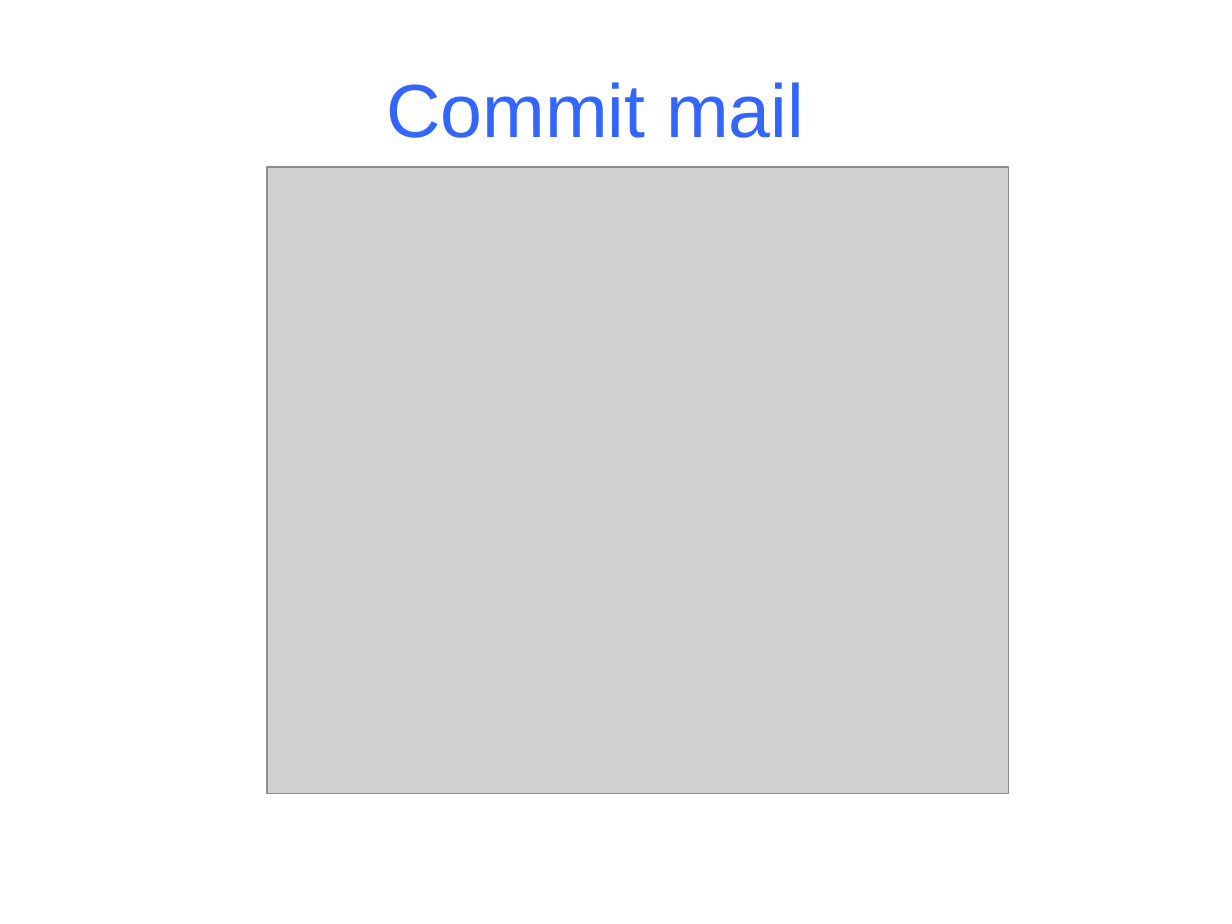
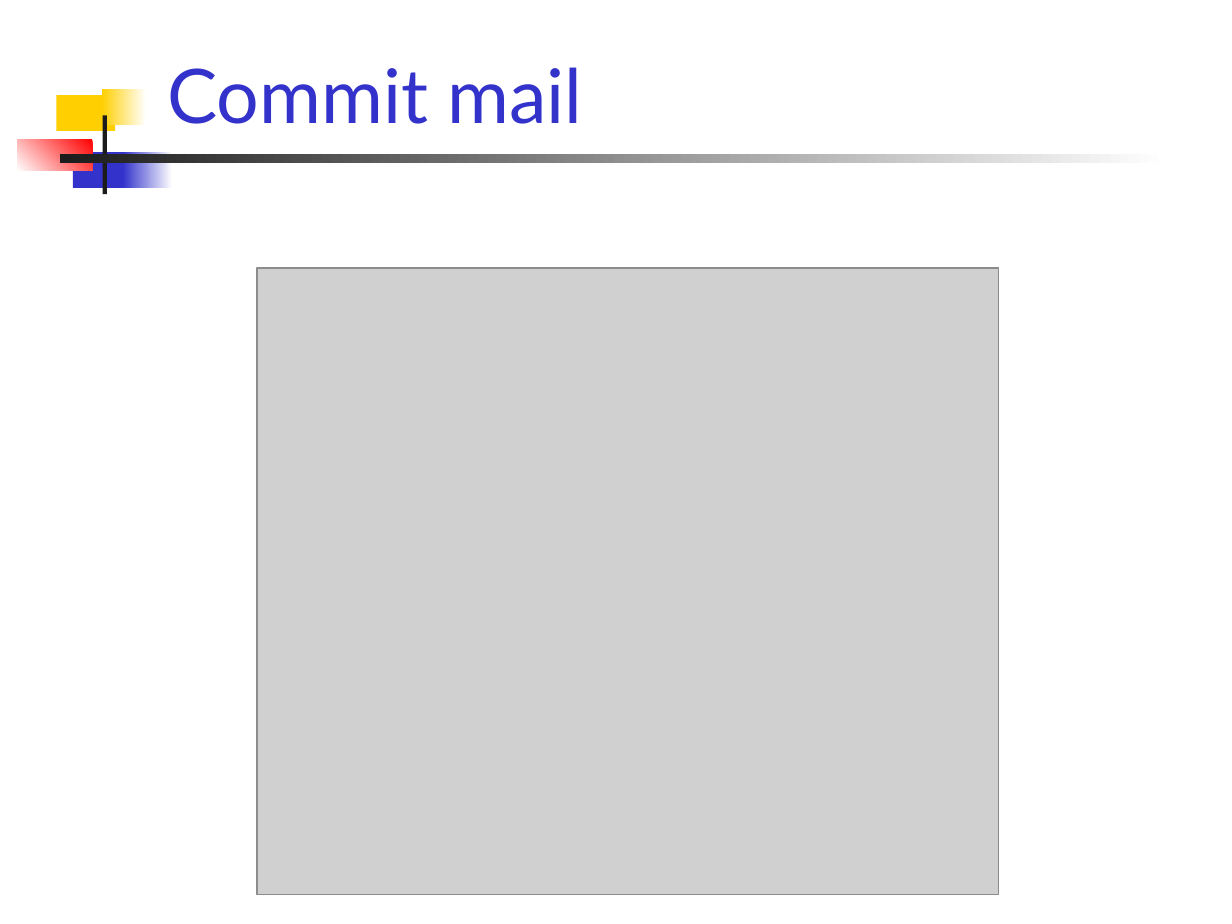
Before and after one commit to PhilJollans/AnkhSVN2019, a slide deck: slide 19 of doc/powerpoint/Subversion_addin_for_VS.NET.ppt. Drawn at 1232x924 pixels with LibreOffice and Linux fonts; fonts in the diff are those of the drawing; grey boxes stand for pictures. Boxes give left, top, right and bottom in pixels: in the first picture for what was removed or moved away, otherwise in the second. Text is boxed around its words. In the diff, an @@ line names an element or a change of style, - is before the commit and + after.

Commit message:
* Changed the layout back to a template.   Change the template if you want to make changes such as font, colour, bg image. * Added image of the work schedule. * Removed the banner. * Changed some text, and fixed typos.

```diff
--- a/doc/powerpoint/Subversion_addin_for_VS.NET.ppt
+++ b/doc/powerpoint/Subversion_addin_for_VS.NET.ppt
@@ text "Commit mail": place and size @@
-text "Commit mail" at (386, 82, 804, 138)
+text "Commit mail" at (167, 67, 582, 124)
@@ text "Commit mail" at (167, 67, 582, 124): font Arial to Lato, text colour #3366FF to #3333CC; alignment centre to left; vertical alignment middle to bottom @@
@@ rectangle added at (102, 89, 147, 124), fill gradient #FFFFFF to #FFCF01 @@
@@ rectangle added at (57, 95, 116, 131), fill #FFCF01 @@
@@ rectangle added at (102, 116, 106, 195), fill #1C1C1C @@
@@ rectangle added at (17, 139, 92, 171), fill gradient #FF0000 to #FFFFFF @@
@@ rectangle added at (59, 154, 1168, 164), fill gradient #FFFFFF to #1C1C1C @@
@@ rectangle added at (73, 152, 129, 187), fill #3333CC @@
@@ rectangle added at (123, 152, 172, 187), fill gradient #FFFFFF to #3333CC @@
@@ picture: place and size @@
-picture at (267, 168, 1009, 795)
+picture at (257, 269, 999, 896)
```
Also in this commit, not shown: 20 other slides changed, 1 slide added, 1 slide removed.
